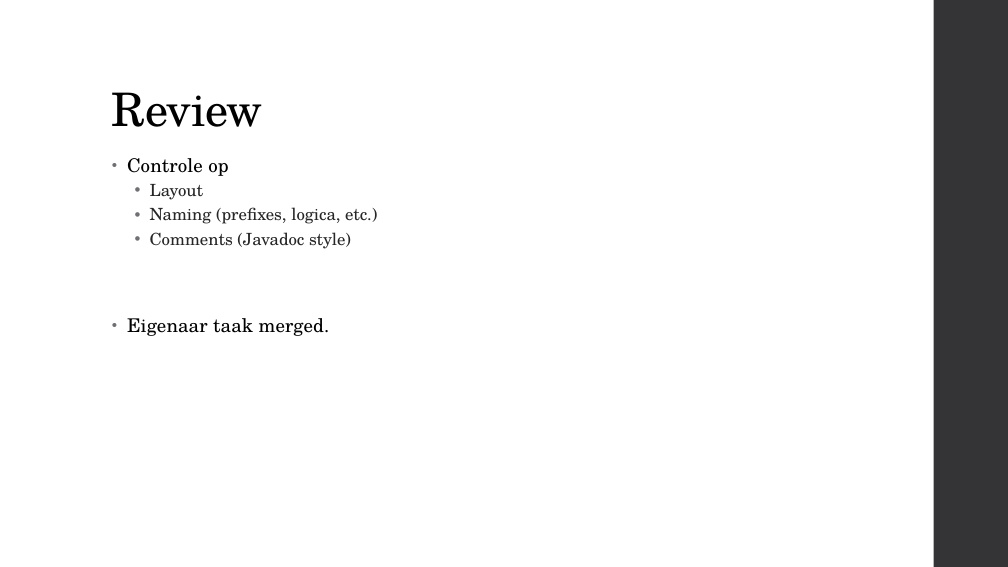
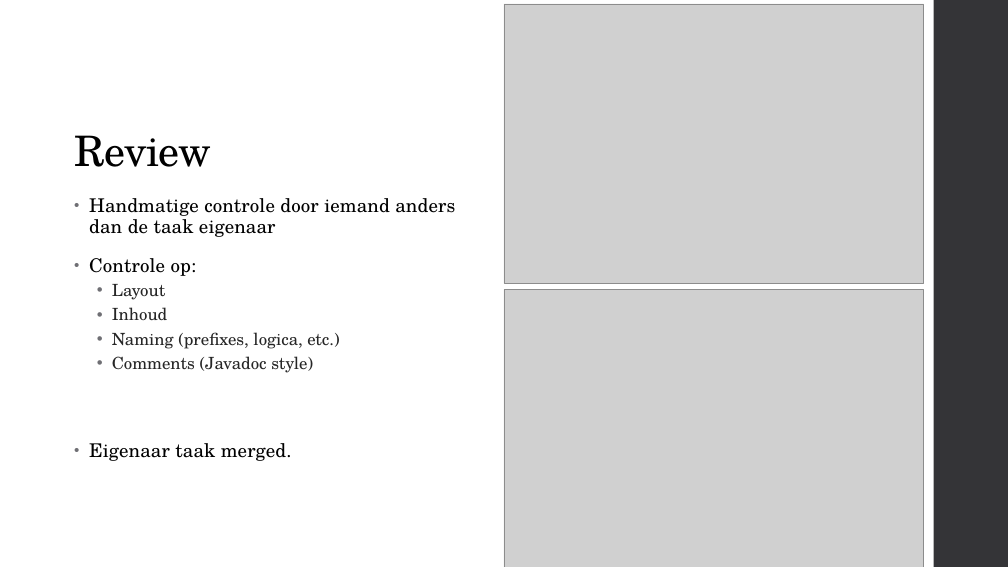
Before and after one commit to JesseSwildens/Software-ontwikkeling-VESOFTON, a slide deck: slide 13 of docs/Pitch Project Startup.pptx (slide 12 before the commit). Drawn at 1008x567 pixels with LibreOffice and Linux fonts; fonts in the diff are those of the drawing; grey boxes stand for pictures. Boxes give left, top, right and bottom in pixels: in the first picture for what was removed or moved away, otherwise in the second. Text is boxed around its words. In the diff, an @@ line names an element or a change of style, - is before the commit and + after.

```diff
--- a/docs/Pitch Project Startup.pptx
+++ b/docs/Pitch Project Startup.pptx
@@ picture added at <box>504,4,924,284</box> @@
@@ title "Review": place and size @@
-title "Review" at <box>112,92,263,127</box>
+title "Review" at <box>74,135,211,167</box>
@@ title "Review" at <box>74,135,211,167</box>: size 44 to 40 pt @@
@@ text "Handmatige controle door iemand anders ...": place and size @@
-text "Handmatige controle door iemand anders ..." at <box>127,158,377,336</box>
+text "Handmatige controle door iemand anders ..." at <box>89,198,455,461</box>
@@ text at <box>89,198,455,276</box>: text changed @@
-• Controle op
+• Handmatige controle door iemand anders dan de taak eigenaar
+• Controle op:
@@ picture added at <box>504,290,924,567</box> @@
@@ text at <box>112,307,167,321</box>: paragraph added @@
+  • Inhoud
```
Also in this commit, not shown: 5 other slides changed, 1 slide added.
